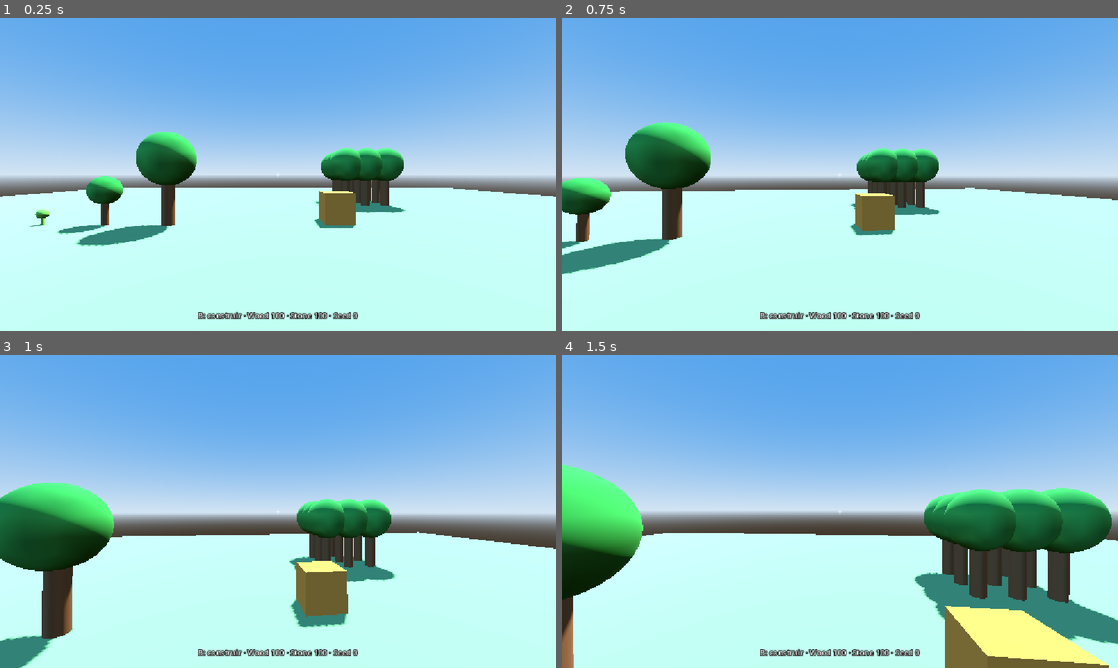
Above: before the commit, frames 1-4 (two rows, left to right).
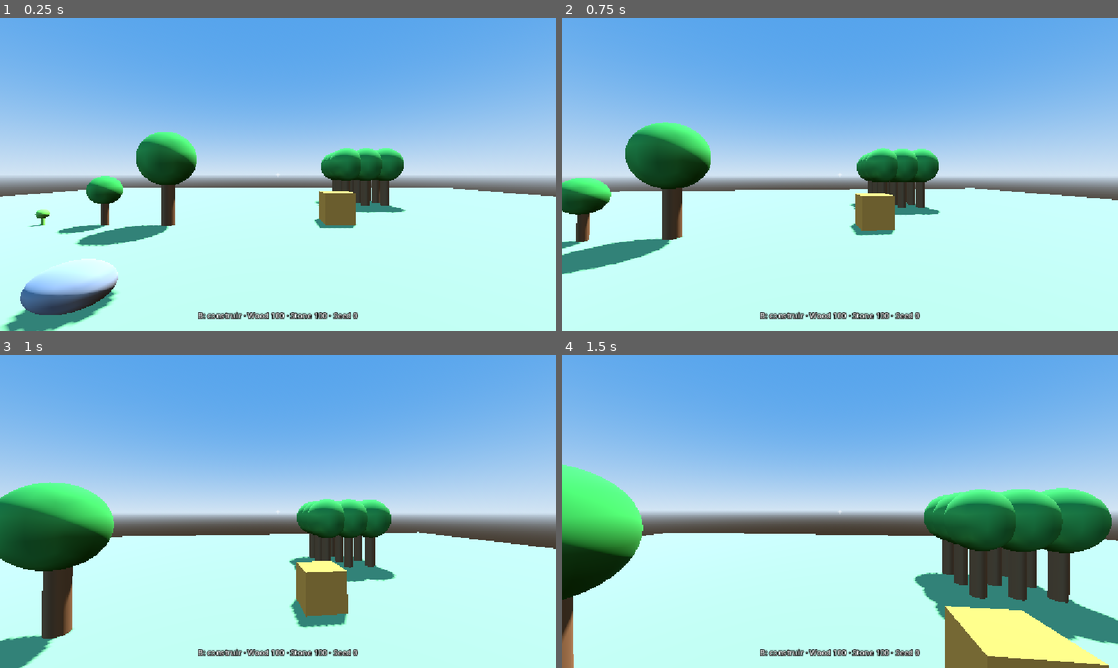
Above: after the commit, the same moments.

Repository: Cemiformica/formica
Game: Godot game, scene res://dev/sandbox.tscn
Two runs of this game, one before a commit and one after it. Both use one fixed random seed, a clock stepped at 60 frames per second and the inputs below. The project has no main scene, so this scene is started directly.
Inputs (mouse positions are in pixels of both pictures, inside the frame that each line leads up to):
- Up to frame 1 (0.25 s): no input
- Up to frame 2 (0.75 s): tap Enter at 0.5 s; move the mouse to (867, 174) at 0.52 s; hold W (move_forward) from 0.53 s (still down); hold E (interact) from 0.53 s (still down)
- Up to frame 3 (1 s): keep holding W (move_forward); keep holding E (interact); tap Space (jump) at 0.77 s
- Up to frame 4 (1.5 s): keep holding W (move_forward); move the mouse to (812, 511) at 1.27 s; release E (interact) at 1.28 s; tap F (build_flip) at 1.35 s

The runs differ from the first frame. In frame 1, 2.6% of the frame differs, in the area x 0-22%, y 76-100%; in frame 2, nothing differs; in frame 3, nothing differs; in frame 4, nothing differs.

Commit message:
B2.8: rocas que aparecen en casillas libres, picar con E

Diff:
--- a/core/world/island_state.gd
+++ b/core/world/island_state.gd
@@ -25,6 +25,18 @@
 ## Madera y semillas que dan los árboles (B2.7, D-057). Más adelante podrían ir en un Resource por especie.
 const TREE_WOOD: int = 4
 const STUMP_WOOD: int = 1
+## Rocas (B2.8, D-057): piedra que dan, cada cuánto aparece una y cuántas puede haber a la vez.
+const ROCK_STONE: int = 2
+const ROCK_SPAWN_TIME: float = 45.0
+const MAX_ROCKS: int = 12
+
+## Casillas de la isla donde pueden aparecer rocas. Vacío = no aparecen. Es parte de cómo es la isla
+## (lo pone su escena), no de la partida, así que no se guarda.
+var bounds: Rect2i = Rect2i()
+## Generador aleatorio de las rocas. Las pruebas le ponen una semilla fija para repetir el resultado.
+var rng: RandomNumberGenerator = RandomNumberGenerator.new()
+## Segundos desde la última roca que apareció (se guarda).
+var _rock_timer: float = 0.0
 
 ## Capa natural (B2.7): casilla → árbol o tocón. Bloquea construir. Se guarda con la isla.
 var nature: Dictionary[Vector2i, NatureState] = {}
@@ -103,7 +115,7 @@
 	var nature_list: Array = []
 	for cell: Vector2i in nature:
 		nature_list.append(nature[cell].to_data(cell))
-	return {"next_id": _next_id, "buildings": list, "cables": cable_list, "nature": nature_list}
+	return {"next_id": _next_id, "buildings": list, "cables": cable_list, "nature": nature_list, "rock_timer": _rock_timer}
 
 
 ## Datos del guardado → estado. Ignora con aviso lo dañado, lo desconocido y lo que se solape.
@@ -113,6 +125,7 @@
 	_links_dirty = true
 	cables.clear()
 	nature.clear()
+	_rock_timer = clampf(float(data.get("rock_timer", 0.0)), 0.0, ROCK_SPAWN_TIME)
 	_networks_dirty = true
 	var max_id: int = 0
 	var list: Variant = data.get("buildings", [])
@@ -137,6 +150,10 @@
 				push_warning("IslandState: naturaleza dañada ignorada: %s" % str(entry))
 				continue
 			var cell := Vector2i(int(entry.get("x", 0)), int(entry.get("y", 0)))
+			if int(entry.get("k", NatureState.Kind.TREE)) == NatureState.Kind.ROCK:
+				if not add_rock(cell):
+					push_warning("IslandState: roca en casilla ocupada ignorada: %s" % str(entry))
+				continue
 			var stage: int = clampi(int(entry.get("s", NatureState.Stage.MATURE)), 0, NatureState.Stage.MATURE)
 			if add_tree(cell, stage as NatureState.Stage):
 				nature[cell].timer = clampf(float(entry.get("t", 0.0)), 0.0, NatureState.STAGE_TIME)
@@ -337,8 +354,54 @@
 	return result
 
 
-## Hace crecer los árboles y rebrotar los tocones `dt` segundos (lo llama `Simulation`).
+## Pone una roca. Devuelve false si la casilla tiene una construcción o ya hay algo.
+func add_rock(cell: Vector2i) -> bool:
+	if nature.has(cell) or grid.get_occupant(cell) != 0:
+		return false
+	nature[cell] = NatureState.new(NatureState.Kind.ROCK)
+	nature_changed.emit(cell)
+	return true
+
+
+## Pica una roca: da 2 de piedra y libera la casilla. Diccionario vacío si ahí no hay una roca.
+func mine_rock(cell: Vector2i) -> Dictionary[ItemData, int]:
+	var result: Dictionary[ItemData, int] = {}
+	if not nature.has(cell) or not nature[cell].is_rock():
+		return result
+	nature.erase(cell)
+	result[Content.find_item(&"stone")] = ROCK_STONE
+	nature_changed.emit(cell)
+	return result
+
+
+## Rocas que hay ahora en la isla.
+func rock_count() -> int:
+	var count: int = 0
+	for state: NatureState in nature.values():
+		if state.is_rock():
+			count += 1
+	return count
+
+
+## Hace crecer los árboles y rebrotar los tocones `dt` segundos, y cada `ROCK_SPAWN_TIME` hace aparecer
+## una roca en una casilla libre al azar dentro de `bounds` (si hay menos de `MAX_ROCKS`). Lo llama `Simulation`.
 func step_nature(dt: float) -> void:
 	for cell: Vector2i in nature:
 		if nature[cell].grow(dt):
 			nature_changed.emit(cell)
+	if not bounds.has_area():
+		return
+	_rock_timer += dt
+	if _rock_timer + 0.0001 < ROCK_SPAWN_TIME:
+		return
+	_rock_timer = 0.0
+	if rock_count() >= MAX_ROCKS:
+		return
+	var free_cells: Array[Vector2i] = []
+	for x: int in range(bounds.position.x, bounds.end.x):
+		for y: int in range(bounds.position.y, bounds.end.y):
+			var cell := Vector2i(x, y)
+			if not nature.has(cell) and grid.get_occupant(cell) == 0:
+				free_cells.append(cell)
+	if not free_cells.is_empty():
+		add_rock(free_cells[rng.randi_range(0, free_cells.size() - 1)])
--- a/core/world/nature_state.gd
+++ b/core/world/nature_state.gd
@@ -1,13 +1,13 @@
 class_name NatureState
 extends RefCounted
-## Algo natural que ocupa una casilla de la isla (B2.7, D-057, D-069): por ahora, árboles.
-## Las rocas de B2.8 irán en la misma capa. Bloquea construir en su casilla (ver `IslandState`).
+## Algo natural que ocupa una casilla de la isla (B2.7, B2.8; D-057, D-069): un árbol o una roca.
+## Bloquea construir en su casilla (ver `IslandState`).
 ##
 ## Ciclo del árbol: TOCÓN → BROTE → JOVEN → MADURO, 30 s por fase (90 s en total).
 ## Talar un árbol maduro deja un TOCÓN que, si no se arranca, rebrota solo (monte bajo).
 ## Solo el tocón se puede arrancar (libera la casilla).
 
-enum Kind { TREE }
+enum Kind { TREE, ROCK }
 ## El orden importa: cada fase pasa a la siguiente.
 enum Stage { STUMP, SPROUT, YOUNG, MATURE }
 
@@ -30,6 +30,11 @@
 	return kind == Kind.TREE and stage == Stage.MATURE
 
 
+## ¿Es una roca (se puede picar)?
+func is_rock() -> bool:
+	return kind == Kind.ROCK
+
+
 ## ¿Es un tocón (se puede arrancar)?
 func is_stump() -> bool:
 	return kind == Kind.TREE and stage == Stage.STUMP
--- a/dev/sandbox.gd
+++ b/dev/sandbox.gd
@@ -31,6 +31,11 @@
 	island.add_tree(Vector2i(-6, -3), NatureState.Stage.YOUNG)
 	island.add_tree(Vector2i(-8, -3), NatureState.Stage.SPROUT)
 	island.add_tree(Vector2i(-10, -3), NatureState.Stage.STUMP)
+	# Rocas (B2.8): aparecen solas cada 45 s dentro del suelo de 40×40 m; ponemos tres para empezar.
+	island.bounds = Rect2i(-20, -20, 40, 40)
+	island.add_rock(Vector2i(-3, 1))
+	island.add_rock(Vector2i(-5, 2))
+	island.add_rock(Vector2i(6, 2))
 
 	var builder: BuildController = player.build_controller
 	player.focus_changed.connect(_on_player_focus_changed)
--- /dev/null
+++ b/dev/tests/rocks_test.gd
@@ -0,0 +1,71 @@
+extends Node
+## Prueba de rocas (B2.8), solo en datos (solo desarrollo).
+## Ejecuta con F6 y mira la pestaña Salida: cada comprobación imprime OK o FALLO.
+## El generador aleatorio lleva semilla fija, así que la prueba da siempre lo mismo.
+
+var _failures: int = 0
+
+
+func _ready() -> void:
+	var stone: ItemData = Content.find_item(&"stone")
+	var crusher: BuildingData = Content.find_building(&"crusher")
+	Simulation.running = false
+	WorldState.reset()
+
+	# 1) Picar una roca: 2 de piedra y casilla libre; mientras está, bloquea construir.
+	var island: IslandState = WorldState.get_island(&"test_rocks")
+	island.add_rock(Vector2i(0, 0))
+	_check("la roca bloquea construir", not island.can_place(crusher, Vector2i(0, 0)))
+	var gained: Dictionary[ItemData, int] = island.mine_rock(Vector2i(0, 0))
+	_check("picar: 2 de piedra y casilla libre", gained.get(stone, 0) == 2 and island.can_place(crusher, Vector2i(0, 0)))
+
+	# 2) Sin límites no aparecen rocas.
+	Simulation.advance(100.0)
+	_check("sin límites: no aparecen", island.rock_count() == 0)
+
+	# 3) Con límites de 5×5: una cada 45 s, como mucho 12, siempre dentro.
+	island.bounds = Rect2i(0, 0, 5, 5)
+	island.rng.seed = 12345
+	Simulation.advance(44.0)
+	_check("antes de 45 s: ninguna", island.rock_count() == 0)
+	Simulation.advance(1.0)
+	_check("a los 45 s: una", island.rock_count() == 1)
+	Simulation.advance(45.0 * 20)
+	_check("como mucho 12", island.rock_count() == 12)
+	var inside: bool = true
+	for cell: Vector2i in island.nature:
+		if not island.bounds.has_point(cell):
+			inside = false
+	_check("todas dentro de los límites", inside)
+
+	# 4) Solo en casillas libres: en un 3×3 con una construcción y un árbol, caben 7 rocas.
+	var small: IslandState = WorldState.get_island(&"test_rocks_small")
+	small.bounds = Rect2i(0, 0, 3, 3)
+	small.rng.seed = 7
+	small.place(crusher, Vector2i(1, 1))
+	small.add_tree(Vector2i(0, 0))
+	Simulation.advance(45.0 * 10)
+	_check("solo casillas libres: 7 rocas", small.rock_count() == 7)
+	_check("ni sobre la construcción ni sobre el árbol", small.nature[Vector2i(0, 0)].kind == NatureState.Kind.TREE and not small.nature.has(Vector2i(1, 1)))
+
+	# 5) Guardar y cargar: rocas y temporizador.
+	Simulation.advance(20.0)
+	var restored := IslandState.new()
+	restored.load_data(JSON.parse_string(JSON.stringify(small.to_data())))
+	_check("cargada: rocas", restored.rock_count() == 7)
+	_check("cargada: temporizador", is_equal_approx(restored.to_data()["rock_timer"], small.to_data()["rock_timer"]))
+
+	WorldState.reset()
+	Simulation.running = true
+	if _failures == 0:
+		print("--- Rocas: TODO OK ---")
+	else:
+		print("--- Rocas: %d FALLOS ---" % _failures)
+
+
+func _check(label: String, condition: bool) -> void:
+	if condition:
+		print("OK    ", label)
+	else:
+		_failures += 1
+		push_error("FALLO " + label)
--- /dev/null
+++ b/dev/tests/rocks_test.tscn
@@ -0,0 +1,6 @@
+[gd_scene format=3]
+
+[ext_resource type="Script" path="res://dev/tests/rocks_test.gd" id="1_test"]
+
+[node name="RocksTest" type="Node"]
+script = ExtResource("1_test")
--- a/entities/nature/tree_view.gd
+++ b/entities/nature/tree_view.gd
@@ -1,14 +1,16 @@
 class_name TreeView
 extends Interactable
-## Árbol o tocón visible (B2.7b). Solo MUESTRA su `NatureState` (D-046): la crea, actualiza y borra
+## Árbol, tocón o roca visible (B2.7b, B2.8). El nombre de la clase es de antes de las rocas. Solo MUESTRA su `NatureState` (D-046): la crea, actualiza y borra
 ## `IslandView` cuando la isla avisa con `nature_changed`. La forma cambia con la fase:
 ## tocón bajo, brote pequeño, árbol joven y árbol maduro. Formas provisionales hasta B3.
 ## E sobre un árbol maduro: talar a mano (4 de madera + 1 semilla, queda un tocón).
 ## E sobre un tocón: arrancarlo (1 de madera, libera la casilla). Brotes y jóvenes no se tocan.
+## E sobre una roca: picarla (2 de piedra, libera la casilla).
 
 const TRUNK_COLOR: Color = Color(0.45, 0.3, 0.17)
 const LEAVES_COLOR: Color = Color(0.2, 0.55, 0.22)
 const SPROUT_COLOR: Color = Color(0.45, 0.75, 0.3)
+const ROCK_COLOR: Color = Color(0.5, 0.5, 0.53)
 
 ## Casilla que ocupa.
 var cell: Vector2i
@@ -41,6 +43,14 @@
 	_visual = Node3D.new()
 	add_child(_visual)
 	var collision_height: float = 0.4
+	if state.is_rock():
+		display_name_key = "PROP_ROCK"
+		_add_sphere(0.45, 0.25, ROCK_COLOR)
+		(_visual.get_child(0) as Node3D).scale = Vector3(1.0, 0.6, 0.85) # aplastada para que parezca una roca
+		_shape.radius = 0.45
+		_shape.height = 0.55
+		(get_child(0) as CollisionShape3D).position.y = 0.275
+		return
 	match state.stage:
 		NatureState.Stage.STUMP:
 			display_name_key = "PROP_STUMP"
@@ -74,14 +84,18 @@
 		return
 	var inventory: Inventory = WorldState.player_inventory
 	var preview: Dictionary[ItemData, int] = {}
-	if state.is_mature_tree():
+	if state.is_rock():
+		preview = {Content.find_item(&"stone"): IslandState.ROCK_STONE}
+	elif state.is_mature_tree():
 		preview = {Content.find_item(&"wood"): IslandState.TREE_WOOD, Content.find_item(&"seed"): 1}
 	elif state.is_stump():
 		preview = {Content.find_item(&"wood"): IslandState.STUMP_WOOD}
 	if preview.is_empty() or not inventory.can_add_all(preview):
 		return
 	var gained: Dictionary[ItemData, int] = {}
-	if state.is_mature_tree():
+	if state.is_rock():
+		gained = island.mine_rock(cell)
+	elif state.is_mature_tree():
 		gained = island.chop_tree(cell, true)
 	else:
 		gained = island.uproot_stump(cell)
Not shown, added: dev/tests/rocks_test.gd.uid
